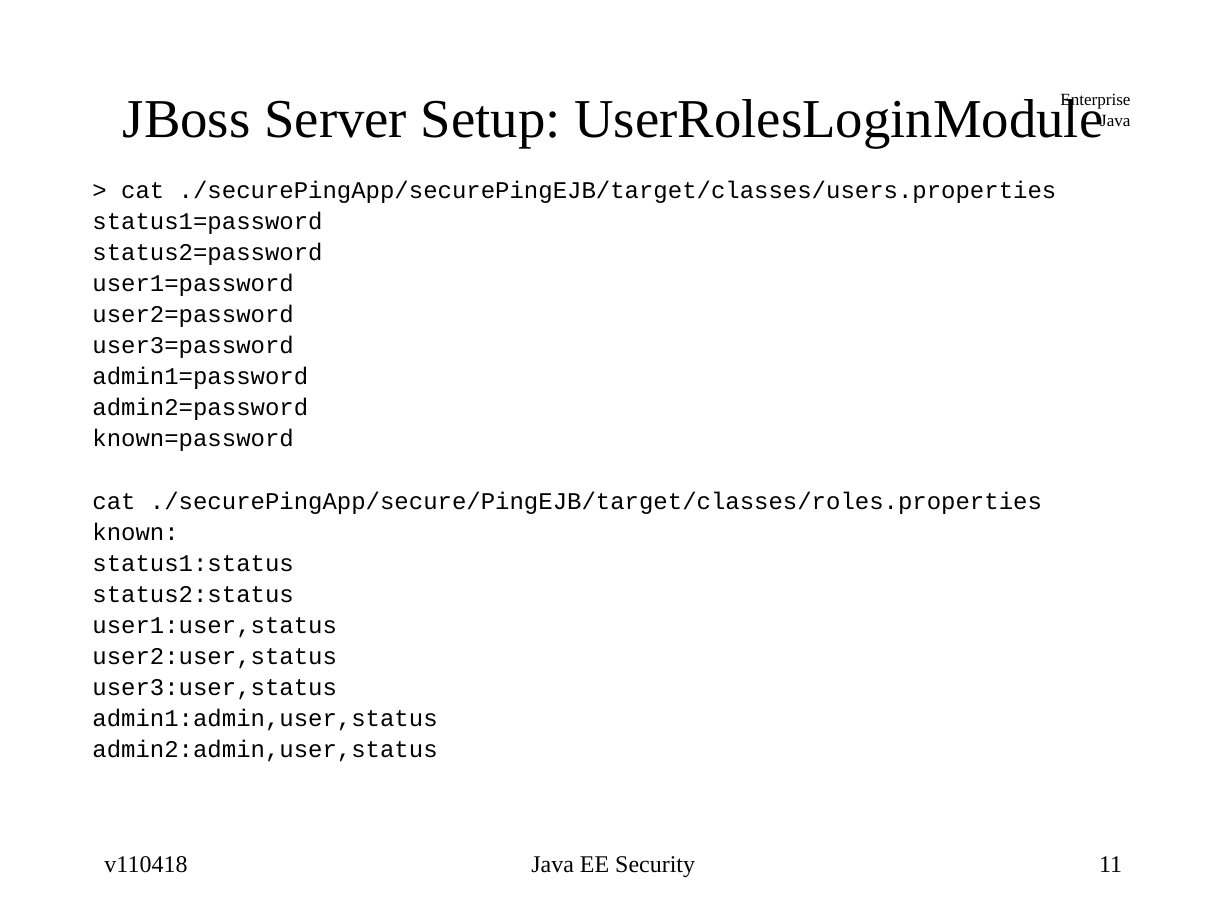
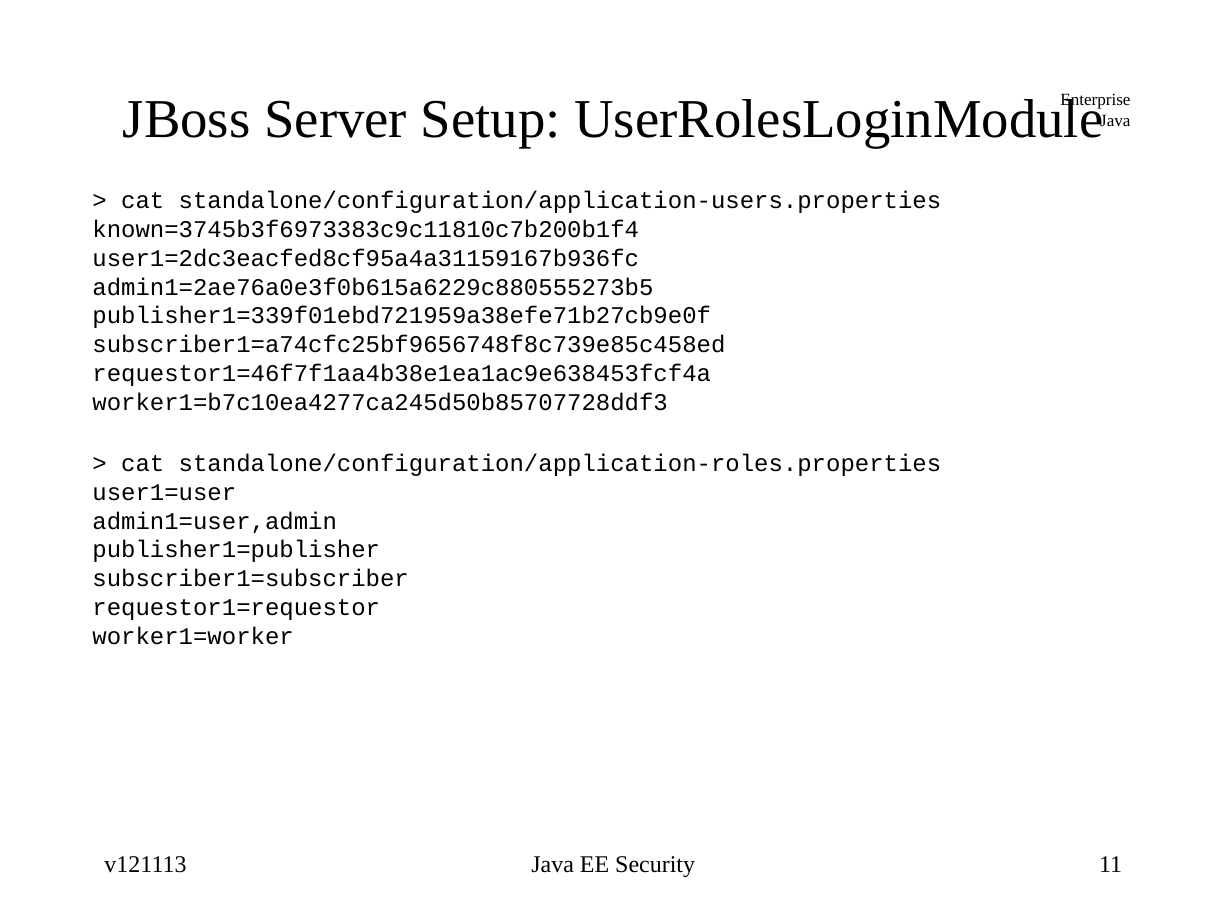
Before and after one commit to jcstaff/ejava-javaee, a slide deck: slide 11 of securePing/src/site/resources/lectures/javaeeSecurity.ppt. Drawn at 1232x924 pixels with LibreOffice and Linux fonts; fonts in the diff are those of the drawing. Boxes give left, top, right and bottom in pixels: in the first picture for what was removed or moved away, otherwise in the second. Text is boxed around its words. In the diff, an @@ line names an element or a change of style, - is before the commit and + after.

Commit message:
updated security PPT to jboss7

```diff
--- a/securePing/src/site/resources/lectures/javaeeSecurity.ppt
+++ b/securePing/src/site/resources/lectures/javaeeSecurity.ppt
@@ text at (x1=92, y1=191, x2=942, y2=645): text changed @@
-> cat ./securePingApp/securePingEJB/target/classes/users.properties
-status1=password
-status2=password
-user1=password
-user2=password
-user3=password
-admin1=password
-admin2=password
-known=password
-cat ./securePingApp/secure/PingEJB/target/classes/roles.properties
-known:
-status1:status
-status2:status
-user1:user,status
-user2:user,status
-user3:user,status
-admin1:admin,user,status
-admin2:admin,user,status
+> cat standalone/configuration/application-users.properties
+known=3745b3f6973383c9c11810c7b200b1f4
+user1=2dc3eacfed8cf95a4a31159167b936fc
+admin1=2ae76a0e3f0b615a6229c880555273b5
+publisher1=339f01ebd721959a38efe71b27cb9e0f
+subscriber1=a74cfc25bf9656748f8c739e85c458ed
+requestor1=46f7f1aa4b38e1ea1ac9e638453fcf4a
+worker1=b7c10ea4277ca245d50b85707728ddf3
+> cat standalone/configuration/application-roles.properties
+user1=user
+admin1=user,admin
+publisher1=publisher
+subscriber1=subscriber
+requestor1=requestor
+worker1=worker
@@ text at (x1=104, y1=856, x2=186, y2=873): text changed @@
-v110418
+v121113
```
Also in this commit, not shown: 32 other slides changed, 6 slides added, 14 slides removed.
